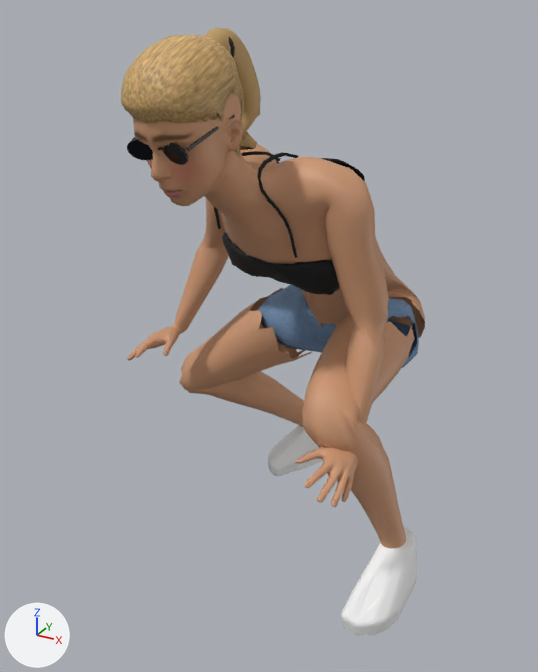
What one commit did to the glTF model characters/exports/aussie_girl.glb.
Both versions are drawn from a camera (50 mm lens) standing at (0.574, -1.328, 1.125) and looking at (-0.102, -0.098, 0.51). Arrows for +X, +Y and +Z are at lower left; the lights stay in place. The older version comes first. Both versions are drawn at frame 0 of the action 'jump'; the numbers are the values there. Vertices at exactly the same position are counted once.

Names of what the first picture shows: 'aussie_girl_body_dressed', 'crop_top.001', 'denim_shorts.001', 'hair.001', 'ponytail.001', 'sneaker_l.001', 'sneaker_r.001', 'strap.006', 'sunglasses.010', 'sunglasses.011' and 5 more.
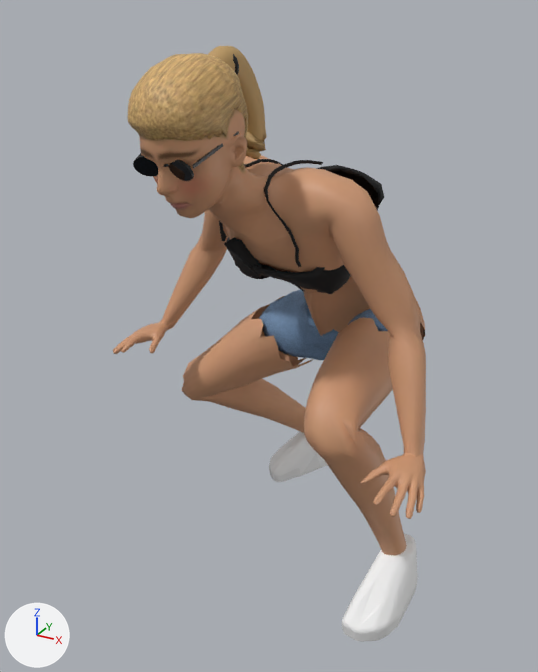
Pixel boxes (x1, y1, x2, y2) of what changed, in the pictures (538 x 672 px; the box of a moved part takes in the faces that stretch with it):
'aussie_girl_body_dressed', reshaped: before (127, 91, 425, 548); after (113, 108, 426, 555)
'hair.001', reshaped: before (121, 35, 244, 154); after (127, 53, 248, 170)
'sneaker_l.001', moved: before (341, 527, 417, 635); after (342, 534, 418, 642)
'denim_shorts.001', reshaped: before (258, 285, 419, 368); after (259, 289, 388, 360)
'crop_top.001', reshaped (12% wider): before (222, 158, 365, 295); after (224, 165, 384, 294)
'ponytail.001', reshaped (7% shorter): before (204, 28, 261, 150); after (208, 46, 267, 160)
'strap.006', reshaped (46% wider): before (258, 152, 298, 258); after (264, 160, 323, 267)
'sunglasses.010', moved: before (128, 141, 153, 160); after (134, 157, 158, 176)
'sunglasses.011', moved: before (127, 139, 153, 160); after (133, 155, 158, 177)
part 1 of me_aussie_girl_body_013, moved or reshaped: before (179, 288, 311, 427); after (182, 296, 313, 433)
part 2 of me_aussie_girl_body_013, moved or reshaped: before (302, 313, 415, 548); after (304, 317, 407, 555)
part 3 of me_aussie_girl_body_013, moved or reshaped: before (127, 91, 425, 507); after (113, 108, 426, 519)

Edits to the bpy script that builds the scene:
```text
Change me_aussie_girl_body_013:
    remove me_aussie_girl_body_013.from_pydata(...)  # 4325 vertices, 8504 faces; spans x -0.41..0.229, y -0.447..0.272, z 0.093..1.074
    add me_aussie_girl_body_013.from_pydata(...)  # 4325 vertices, 8504 faces; spans x -0.458..0.309, y -0.436..0.279, z 0.07..1.048
    me_aussie_girl_body_013 part 1: the loose piece of 298 vertices spanning x -0.402..-0.088, y -0.048..0.272, z 0.093..0.535 is moved by (0.0, 0.007, -0.023)
    me_aussie_girl_body_013 part 2: the loose piece of 298 vertices spanning x 0.005..0.229, y -0.311..0.024, z 0.1..0.589 is moved by (0.0, 0.007, -0.023)
    me_aussie_girl_body_013 part 3: 3729 of 4325 vertices moved; they spanned x -0.41..0.183, y -0.447..0.207, z 0.354..1.074 and now span x -0.458..0.309, y -0.436..0.215, z 0.371..1.048; mean shift (0.013, 0.012, -0.014); largest move (0.178, -0.343, 0.354) -> (0.307, -0.333, 0.371)
Change me_aussie_girl_body_011:
    remove me_aussie_girl_body_011.from_pydata(...)  # 450 vertices, 900 faces; spans x -0.198..0.099, y -0.201..-0.016, z 0.635..0.889
    add me_aussie_girl_body_011.from_pydata(...)  # 450 vertices, 900 faces; spans x -0.192..0.118, y -0.261..0.006, z 0.632..0.875
    me_aussie_girl_body_011 part 4: 450 of 450 vertices moved; they spanned x -0.198..0.099, y -0.201..-0.016, z 0.635..0.889 and now span x -0.192..0.118, y -0.261..0.006, z 0.632..0.875; mean shift (0.002, 0.013, -0.007)
Change me_aussie_girl_body_012:
    remove me_aussie_girl_body_012.from_pydata(...)  # 448 vertices, 900 faces; spans x -0.209..0.165, y -0.058..0.206, z 0.403..0.591
    add me_aussie_girl_body_012.from_pydata(...)  # 448 vertices, 900 faces; spans x -0.209..0.165, y -0.053..0.217, z 0.378..0.572
    me_aussie_girl_body_012 part 5: 448 of 448 vertices moved; they spanned x -0.209..0.165, y -0.058..0.206, z 0.403..0.591 and now span x -0.209..0.165, y -0.053..0.217, z 0.378..0.572; mean shift (0.0, 0.007, -0.021)
Change me_aussie_girl_body_008:
    remove me_aussie_girl_body_008.from_pydata(...)  # 902 vertices, 1800 faces; spans x -0.181..-0.028, y -0.461..-0.257, z 0.904..1.089
    add me_aussie_girl_body_008.from_pydata(...)  # 902 vertices, 1800 faces; spans x -0.18..-0.028, y -0.45..-0.246, z 0.878..1.063
    me_aussie_girl_body_008 part 6: 902 of 902 vertices moved; they spanned x -0.181..-0.028, y -0.461..-0.257, z 0.904..1.089 and now span x -0.18..-0.028, y -0.45..-0.246, z 0.878..1.063; mean shift (0.001, 0.011, -0.026)
Change me_ponytail_001:
    remove me_ponytail_001.from_pydata(...)  # 222 vertices, 400 faces; spans x -0.121..-0.068, y -0.31..-0.175, z 0.901..1.097
    add me_ponytail_001.from_pydata(...)  # 202 vertices, 400 faces; spans x -0.12..-0.06, y -0.299..-0.158, z 0.882..1.071
    me_ponytail_001 part 7: the loose piece of 202 vertices spanning x -0.121..-0.068, y -0.31..-0.175, z 0.901..1.097 is rebuilt with 202 vertices and now spans x -0.12..-0.06, y -0.299..-0.158, z 0.882..1.071
    other edits to the shape of me_ponytail_001 do not show in these pictures
Change me_sneaker_002:
    remove me_sneaker_002.from_pydata(...)  # 352 vertices, 700 faces; spans x 0.147..0.252, y -0.272..-0.063, z -0.01..0.132
    add me_sneaker_002.from_pydata(...)  # 352 vertices, 700 faces; spans x 0.147..0.252, y -0.266..-0.056, z -0.033..0.11
    me_sneaker_002 part 8: the whole mesh is moved by (0.0, 0.007, -0.023)
Change me_strap_006:
    remove me_strap_006.from_pydata(...)  # 68 vertices, 128 faces; spans x -0.04..0.02, y -0.268..-0.145, z 0.729..0.899
    add me_strap_006.from_pydata(...)  # 68 vertices, 128 faces; spans x -0.032..0.023, y -0.252..-0.123, z 0.707..0.885
    me_strap_006 part 9: 68 of 68 vertices moved; they spanned x -0.04..0.02, y -0.268..-0.145, z 0.729..0.899 and now span x -0.032..0.023, y -0.252..-0.123, z 0.707..0.885; mean shift (0.011, 0.016, -0.018)
Change me_cylinder_006:
    remove me_cylinder_006.from_pydata(...)  # 48 vertices, 92 faces; spans x -0.1636..-0.1166, y -0.4319..-0.4165, z 0.9154..0.9462
    add me_cylinder_006.from_pydata(...)  # 48 vertices, 92 faces; spans x -0.1628..-0.1158, y -0.4212..-0.4059, z 0.8893..0.9201
    me_cylinder_006 part 10: the whole mesh is moved by (0.0008, 0.0107, -0.0261)
Change me_cylinder_007:
    remove me_cylinder_007.from_pydata(...)  # 48 vertices, 92 faces; spans x -0.1656..-0.1145, y -0.4323..-0.4143, z 0.9142..0.9481
    add me_cylinder_007.from_pydata(...)  # 48 vertices, 92 faces; spans x -0.1648..-0.1137, y -0.4217..-0.4036, z 0.8882..0.922
    me_cylinder_007 part 11: the whole mesh is moved by (0.0008, 0.0107, -0.0261)
```
